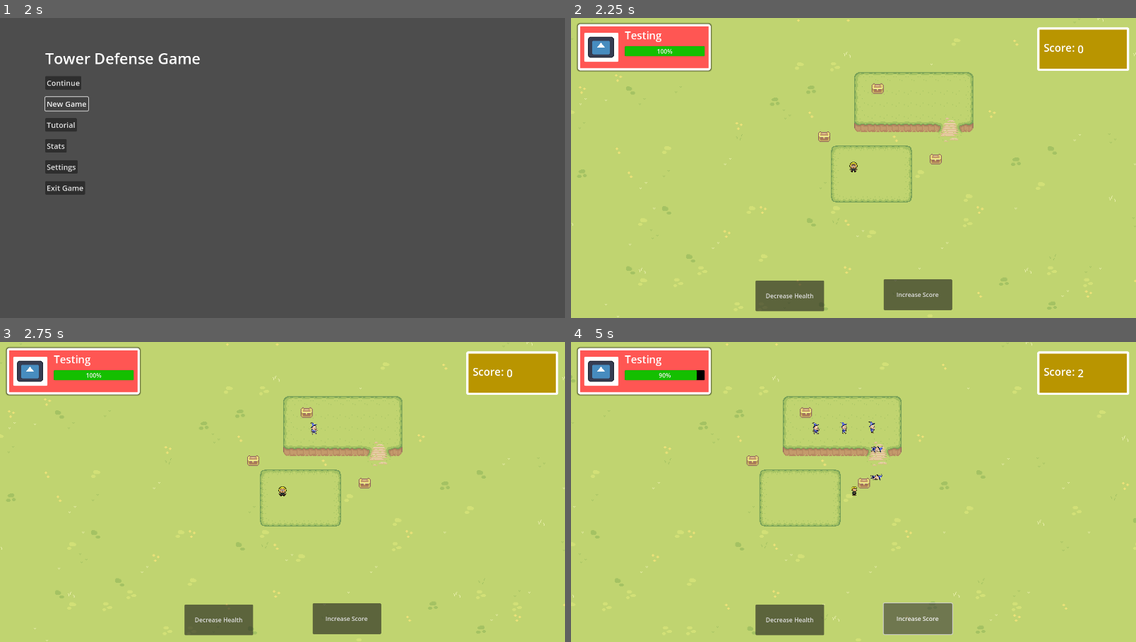
Above: before the commit, frames 1-4 (two rows, left to right).
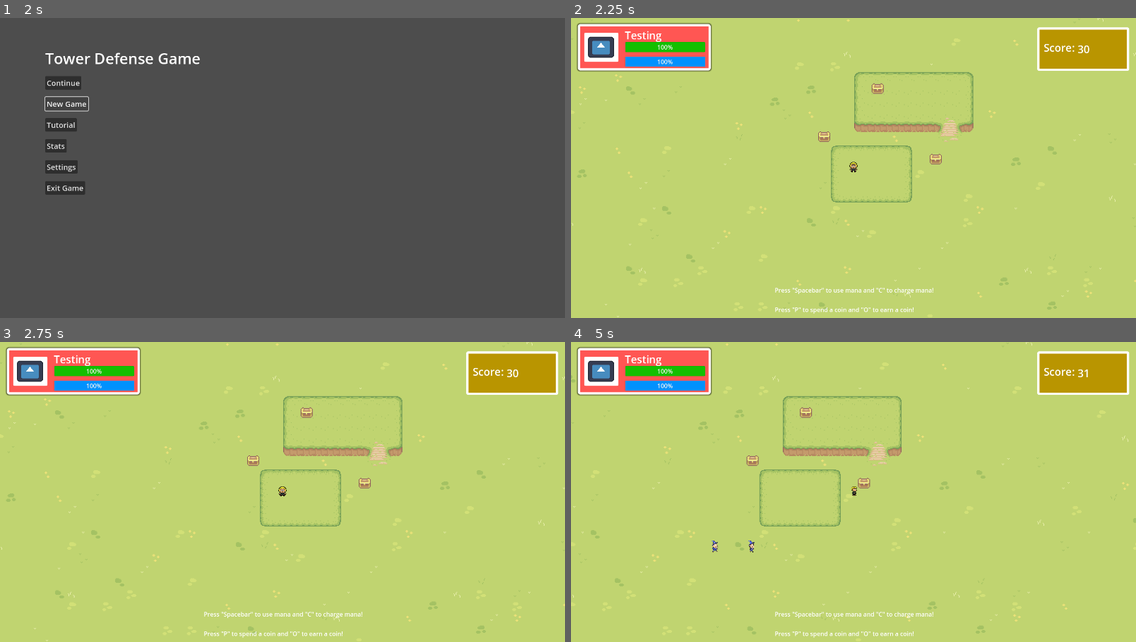
Above: after the commit, the same moments.

Repository: GamersOrgForDevs/Game_Godot
Game: Godot game, scene res://ui/mainmenu/MainMenu.tscn
Two runs of this game, one before a commit and one after it. Both use one fixed random seed, a clock stepped at 60 frames per second and the inputs below. The engine's default icon, where the game draws it, is replaced by a stand-in: a white triangle on a blue panel in a dark square.
Inputs (mouse positions are in pixels of both pictures, inside the frame that each line leads up to):
- Up to frame 1 (2 s): click "New Game" at 0.5 s; click "New Game" at 1.25 s
- Up to frame 2 (2.25 s): click "Continue" at 2 s
- Up to frame 3 (2.75 s): no input
- Up to frame 4 (5 s): click (791, 621) at 2.75 s, where only the run before the commit has a clickable "Decrease Health"; click (915, 618) at 3.5 s, where only the run before the commit has a clickable "Increase Score"; tap Space (use_mana_standin, bound only after the commit) at 4.25 s; hold D (right) from 4.28 s (still down); hold C (charge_mana_standin, bound only after the commit) from 4.28 s (still down); tap O (earn_standin, bound only after the commit) at 4.55 s

Frame 1 is identical in both runs. In frame 2, 3.7% of the frame differs, in the area x 9-92%, y 7-99%; in frame 3, 3.7%; in frame 4, 4.0%.

Commit message:
End of path damage (#12)
* Added end_of_path signal to enemy which passes damage signal to the path. Added do_damage signal to spawn_enemies on the Path2D which passes a damage step to the in-game UI. In-game UI connects to signal, takes decrements health based on passed-value. If health is less than or equal to zero, send to main menu.

* Removed unnecessary print statement, tweaked path to be a little more obvious of what's happening

* Added mana and coins, which you can spend with some keyboard presses and do nothing with. The variables are kept in the player script, I'm looking into signals on variable update rather than having to do it manually each time

Diff:
--- /dev/null
+++ b/default_bus_layout.tres
@@ -0,0 +1,3 @@
+[gd_resource type="AudioBusLayout" format=3 uid="uid://cxv0myvf7mls6"]
+
+[resource]
--- a/levels/game_level.tscn
+++ b/levels/game_level.tscn
@@ -9,7 +9,6 @@
 [ext_resource type="Texture2D" uid="uid://8n27qa17egck" path="res://art/Tilesets/Fences.png" id="7_t5c8j"]
 [ext_resource type="PackedScene" uid="uid://rejki54tgc5n" path="res://objects/chest.tscn" id="8_rtq78"]
 [ext_resource type="Script" path="res://scripts/spawn_enemies_on_path.gd" id="9_8xdyu"]
-[ext_resource type="PackedScene" uid="uid://ciigmr8aony1v" path="res://objects/bed.tscn" id="9_nyn8t"]
 [ext_resource type="PackedScene" uid="uid://bch428c4s76ww" path="res://ui/ui.tscn" id="10_rmv6l"]
 
 [sub_resource type="TileSetAtlasSource" id="TileSetAtlasSource_r4cg3"]
@@ -706,7 +705,7 @@
 
 [sub_resource type="Curve2D" id="Curve2D_m60xl"]
 _data = {
-"points": PackedVector2Array(0, 0, 0, 0, 32, -83, 0, 0, 0, 0, 127, -85, 0, 0, 0, 0, 125, 24, 0, 0, 0, 0, 127, -85, 0, 0, 0, 0, 32, -83)
+"points": PackedVector2Array(0, 0, 0, 0, -138, 74, 0, 0, 0, 0, 70, 74, 0, 0, 0, 0, 125, 24, 0, 0, 0, 0, 127, -85, 0, 0, 0, 0, 32, -83)
 }
 point_count = 5
 
@@ -754,6 +753,8 @@
 position = Vector2(32, -105)
 
 [node name="EnemyPath" type="Path2D" parent="."]
+position = Vector2(2, 0)
 curve = SubResource("Curve2D_m60xl")
 script = ExtResource("9_8xdyu")
-spawn_time = 0.55
+path_time = 10.0
+spawn_time = 1.0
--- a/project.godot
+++ b/project.godot
@@ -42,6 +42,26 @@
 "events": [Object(InputEventKey,"resource_local_to_scene":false,"resource_name":"","device":-1,"window_id":0,"alt_pressed":false,"shift_pressed":false,"ctrl_pressed":false,"meta_pressed":false,"pressed":false,"keycode":0,"physical_keycode":87,"key_label":0,"unicode":119,"echo":false,"script":null)
 ]
 }
+use_mana_standin={
+"deadzone": 0.5,
+"events": [Object(InputEventKey,"resource_local_to_scene":false,"resource_name":"","device":-1,"window_id":0,"alt_pressed":false,"shift_pressed":false,"ctrl_pressed":false,"meta_pressed":false,"pressed":false,"keycode":0,"physical_keycode":32,"key_label":0,"unicode":32,"echo":false,"script":null)
+]
+}
+purchase_standin={
+"deadzone": 0.5,
+"events": [Object(InputEventKey,"resource_local_to_scene":false,"resource_name":"","device":-1,"window_id":0,"alt_pressed":false,"shift_pressed":false,"ctrl_pressed":false,"meta_pressed":false,"pressed":false,"keycode":0,"physical_keycode":80,"key_label":0,"unicode":112,"echo":false,"script":null)
+]
+}
+charge_mana_standin={
+"deadzone": 0.5,
+"events": [Object(InputEventKey,"resource_local_to_scene":false,"resource_name":"","device":-1,"window_id":0,"alt_pressed":false,"shift_pressed":false,"ctrl_pressed":false,"meta_pressed":false,"pressed":false,"keycode":0,"physical_keycode":67,"key_label":0,"unicode":99,"echo":false,"script":null)
+]
+}
+earn_standin={
+"deadzone": 0.5,
+"events": [Object(InputEventKey,"resource_local_to_scene":false,"resource_name":"","device":-1,"window_id":0,"alt_pressed":false,"shift_pressed":false,"ctrl_pressed":false,"meta_pressed":false,"pressed":false,"keycode":0,"physical_keycode":79,"key_label":0,"unicode":111,"echo":false,"script":null)
+]
+}
 
 [rendering]
 
--- a/scripts/enemy.gd
+++ b/scripts/enemy.gd
@@ -1,5 +1,6 @@
 extends PathFollow2D
 
+signal end_of_path(damage)
 
 # Called when the node enters the scene tree for the first time.
 func _ready():
@@ -9,4 +10,5 @@
 # Called every frame. 'delta' is the elapsed time since the previous frame.
 func _process(_delta):
 	if self.progress_ratio == 1:
+		end_of_path.emit(5)
 		queue_free()
--- a/scripts/example_player.gd
+++ b/scripts/example_player.gd
@@ -1,6 +1,24 @@
 extends CharacterBody2D
 
 @export var moveSpeed : float = 100
+
+signal update_healthbar(health)
+signal update_mana(mana)
+signal update_coins(coins)
+
+var health = 100
+var mana = 100
+var coins = 30
+
+var enemypath = 0
+
+func _ready():
+	enemypath = get_tree().get_root().get_node("GameLevel").get_node("EnemyPath")
+	enemypath.connect("do_damage", _taken_damage)
+
+func _process(_delta):
+	if(health <= 0):
+		get_tree().change_scene_to_file("res://ui/mainmenu/MainMenu.tscn")
 
 func _physics_process(_delta):
 	#Set input direction
@@ -24,5 +42,32 @@
 	else:
 		$AnimatedSprite2D.play("Idle")
 
+	#Dummy spend money button
+	if Input.is_action_just_pressed("use_mana_standin"):
+		if mana >= 15:
+			mana -= 15
+			update_mana.emit(mana)
+	if Input.is_action_pressed("charge_mana_standin"):
+		mana += 0.5
+		if(mana >= 100):
+			mana = 100
+		elif(mana <= 0):
+			mana = 0
+		update_mana.emit(mana)
+	if Input.is_action_just_pressed("purchase_standin"):
+		coins -= 1
+		if coins <= 0:
+			coins = 0
+		update_coins.emit(coins)
+	if Input.is_action_just_pressed("earn_standin"):
+		coins += 1
+		update_coins.emit(coins)
+	#Dummy spend mana button
+
 	#Move and SLide function uses velocity of character body to move character on map
 	move_and_slide()
+
+func _taken_damage(damage):
+	health -= damage
+	print("Damage Taken " + str(damage))
+	update_healthbar.emit(health)
--- a/scripts/ingame_ui.gd
+++ b/scripts/ingame_ui.gd
@@ -1,12 +1,20 @@
 extends Control
 
-var health = 100
+var health_value = 100
+var mana_value = 100
 var score_value = 0
+
 @onready var score_value_text = %ScoreValueText
 @onready var test_progress = %TestProgress
+@onready var mana_progress = %ManaProgress
 
+var char = 0
 # Called when the node enters the scene tree for the first time.
 func _ready():
+	char = get_tree().get_root().get_node("GameLevel").get_node("ExamplePlayer")
+	char.connect("update_healthbar", _update_healthbar)
+	char.connect("update_mana", _update_mana)
+	char.connect("update_coins", _update_coins)
 	pass # Replace with function body.
 
 
@@ -16,13 +24,20 @@
 
 func _on_increase_score_pressed():
 	score_value += 1
-	print(score_value)
 	score_value_text.text = str(score_value)
 
+func _on_take_damage_pressed():
+	health_value -= 10
+	if(health_value <= 0):
+		health_value = 100
+	test_progress.value = health_value
 
-
-func _on_take_damage_pressed():
-	health -= 10
-	if(health < 0):
-		health = 100
-	test_progress.value = health
+func _update_healthbar(new_health):
+	health_value = new_health
+	test_progress.value = health_value
+func _update_mana(new_mana):
+	mana_value = new_mana
+	mana_progress.value = mana_value
+func _update_coins(new_coins):
+	score_value = new_coins
+	score_value_text.text = str(score_value)
--- a/scripts/spawn_enemies_on_path.gd
+++ b/scripts/spawn_enemies_on_path.gd
@@ -6,6 +6,8 @@
 var timer
 
 const path_follow_obj = preload("res://objects/enemy.tscn")
+
+signal do_damage(damage)
 # Called when the node enters the scene tree for the first time.
 func _ready():
 	set_process(true)
@@ -26,9 +28,13 @@
 func _on_timer_timeout():
 	var instance = path_follow_obj.instantiate()
 	self.add_child(instance)
+	instance.connect("end_of_path", _on_damage_take)
 	tween = get_tree().create_tween()
 	tween.bind_node(instance)
 	tween.set_trans(Tween.TRANS_LINEAR)
 	tween.set_ease(Tween.EASE_IN_OUT)
 	tween.tween_property(instance, "progress_ratio", 1, path_time)
 	tween.set_loops(1)
+
+func _on_damage_take(damage):
+	do_damage.emit(damage)
--- a/ui/ui.tscn
+++ b/ui/ui.tscn
@@ -37,6 +37,12 @@
 corner_radius_bottom_right = 3
 corner_radius_bottom_left = 3
 
+[sub_resource type="StyleBoxFlat" id="StyleBoxFlat_kj3oe"]
+bg_color = Color(0, 0, 0, 1)
+
+[sub_resource type="StyleBoxFlat" id="StyleBoxFlat_sdyof"]
+bg_color = Color(0, 0.568627, 0.996078, 1)
+
 [sub_resource type="Theme" id="Theme_tlntx"]
 
 [sub_resource type="StyleBoxFlat" id="StyleBoxFlat_48q5y"]
@@ -117,14 +123,31 @@
 anchor_top = 1.0
 anchor_right = 1.0
 anchor_bottom = 1.0
-offset_left = 125.0
-offset_top = -65.0
-offset_right = -16.0
-offset_bottom = -38.0
+offset_left = 126.0
+offset_top = -76.0
+offset_right = -15.0
+offset_bottom = -49.0
 grow_horizontal = 2
 grow_vertical = 0
 theme_override_styles/background = SubResource("StyleBoxFlat_e7vko")
 theme_override_styles/fill = SubResource("StyleBoxFlat_rfccl")
+value = 100.0
+
+[node name="ManaProgress" type="ProgressBar" parent="PlayerInfo"]
+unique_name_in_owner = true
+layout_mode = 1
+anchors_preset = 12
+anchor_top = 1.0
+anchor_right = 1.0
+anchor_bottom = 1.0
+offset_left = 126.0
+offset_top = -37.0
+offset_right = -15.0
+offset_bottom = -10.0
+grow_horizontal = 2
+grow_vertical = 0
+theme_override_styles/background = SubResource("StyleBoxFlat_kj3oe")
+theme_override_styles/fill = SubResource("StyleBoxFlat_sdyof")
 value = 100.0
 
 [node name="Panel" type="Panel" parent="."]
@@ -163,7 +186,7 @@
 grow_horizontal = 2
 grow_vertical = 2
 theme_override_font_sizes/font_size = 28
-text = "0"
+text = "30"
 
 [node name="TakeDamage" type="Button" parent="."]
 layout_mode = 1
@@ -172,12 +195,13 @@
 anchor_top = 0.5
 anchor_right = 0.5
 anchor_bottom = 0.5
-offset_left = -262.0
-offset_top = 300.0
-offset_right = -80.0
-offset_bottom = 382.0
-grow_horizontal = 2
-grow_vertical = 2
+offset_left = -398.0
+offset_top = 423.0
+offset_right = -216.0
+offset_bottom = 505.0
+grow_horizontal = 2
+grow_vertical = 2
+disabled = true
 text = "Decrease Health"
 
 [node name="IncreaseScore" type="Button" parent="."]
@@ -187,13 +211,30 @@
 anchor_top = 0.5
 anchor_right = 0.5
 anchor_bottom = 0.5
-offset_left = 78.0
-offset_top = 297.0
-offset_right = 260.0
-offset_bottom = 379.0
-grow_horizontal = 2
-grow_vertical = 2
+offset_left = 246.0
+offset_top = 422.0
+offset_right = 428.0
+offset_bottom = 504.0
+grow_horizontal = 2
+grow_vertical = 2
+disabled = true
 text = "Increase Score"
+
+[node name="Label" type="Label" parent="."]
+layout_mode = 1
+anchors_preset = 7
+anchor_left = 0.5
+anchor_top = 1.0
+anchor_right = 0.5
+anchor_bottom = 1.0
+offset_left = -185.0
+offset_top = -87.0
+offset_right = 185.0
+grow_horizontal = 2
+grow_vertical = 0
+text = "Press \"Spacebar\" to use mana and \"C\" to charge mana!
+
+Press \"P\" to spend a coin and \"O\" to earn a coin!"
 
 [connection signal="pressed" from="TakeDamage" to="." method="_on_take_damage_pressed"]
 [connection signal="pressed" from="IncreaseScore" to="." method="_on_increase_score_pressed"]
Binary file added: art/Characters/Running raider 1.png
Not shown, added: art/Characters/Running raider 1.png.import
Binary file added: art/Characters/Running raider-Sheet-Sheet.png
Not shown, added: art/Characters/Running raider-Sheet-Sheet.png.import
Binary file added: art/Characters/Running raider2.png
Not shown, added: art/Characters/Running raider2.png.import
Binary file added: art/Characters/Running raider3.png
Not shown, added: art/Characters/Running raider3.png.import
Binary file added: art/Characters/Running raider4.png
Not shown, added: art/Characters/Running raider4.png.import
Not shown: 1 places in levels/game_level.tscn that only renumber resources
Not shown: 1 places in ui/ui.tscn that only renumber resources
